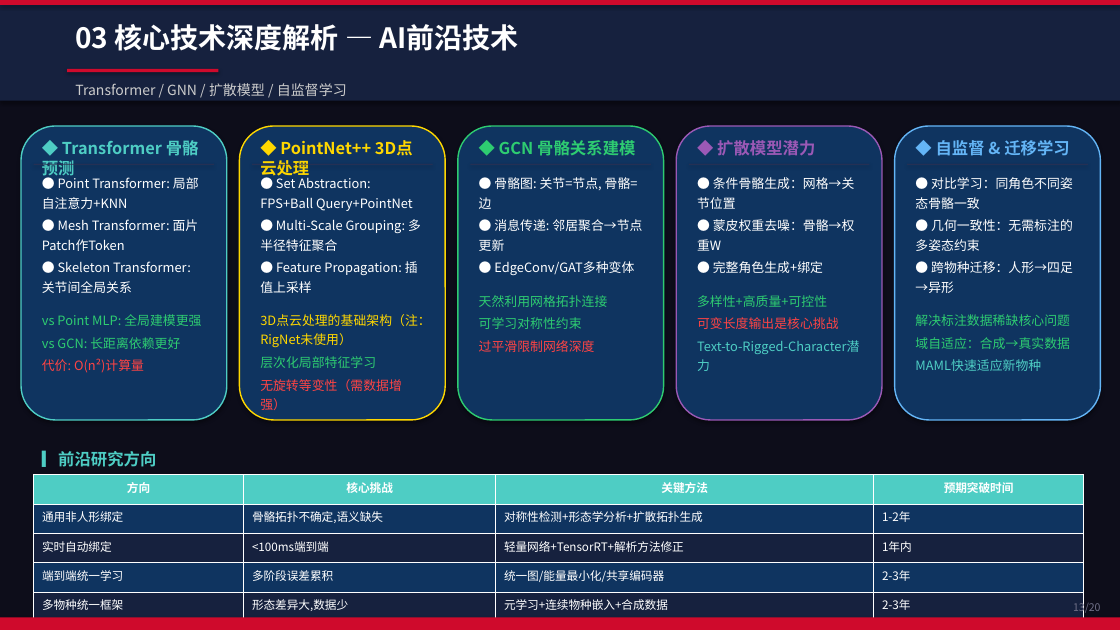
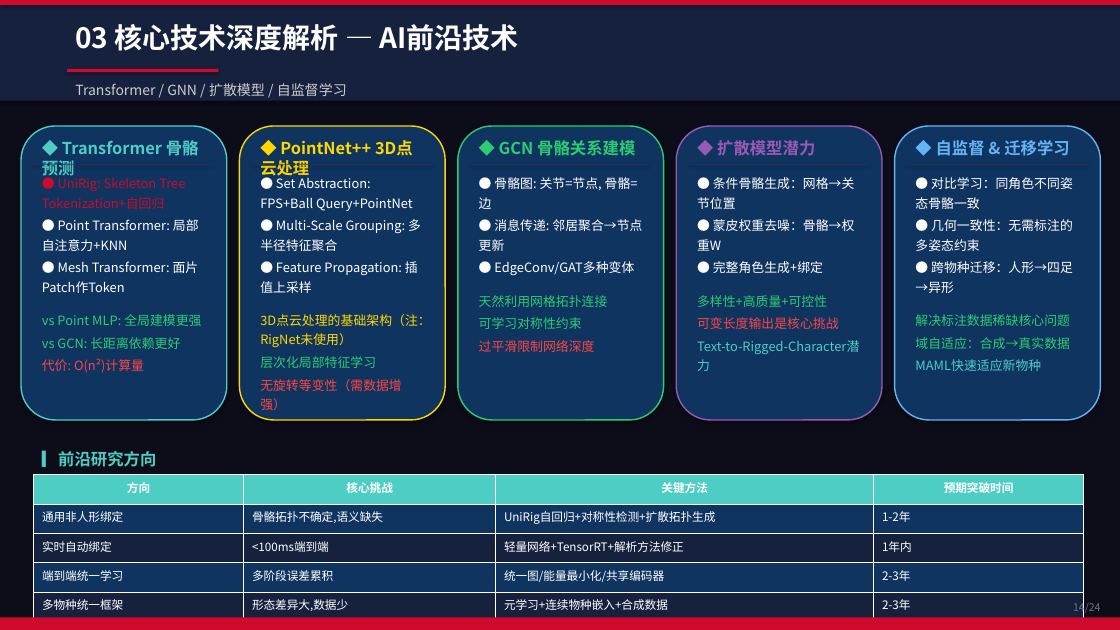
Before and after one commit to xhyha/insight, a slide deck: slide 14 of Auto-Rigging-Insight-Report.pptx (slide 13 before the commit). Drawn at 1120x630 pixels with LibreOffice and Linux fonts; fonts in the diff are those of the drawing. Boxes give left, top, right and bottom in pixels: in the first picture for what was removed or moved away, otherwise in the second. Text is boxed around its words. In the diff, an @@ line names an element or a change of style, - is before the commit and + after.

```diff
--- a/Auto-Rigging-Insight-Report.pptx
+++ b/Auto-Rigging-Insight-Report.pptx
@@ text at box(42, 197, 165, 209): paragraph added @@
+● UniRig: Skeleton Tree Tokenization+自回归
@@ text at box(42, 261, 191, 293): paragraph removed @@
-● Skeleton Transformer: 关节间全局关系
@@ table at box(34, 475, 1084, 622) @@
-row 2, column 3: 对称性检测+形态学分析+扩散拓扑生成
+row 2, column 3: UniRig自回归+对称性检测+扩散拓扑生成
@@ text at box(1073, 600, 1100, 614): text changed @@
-13/20
+14/24
```
Also in this commit, not shown: 18 other slides changed, 5 slides added, 1 slide removed.
